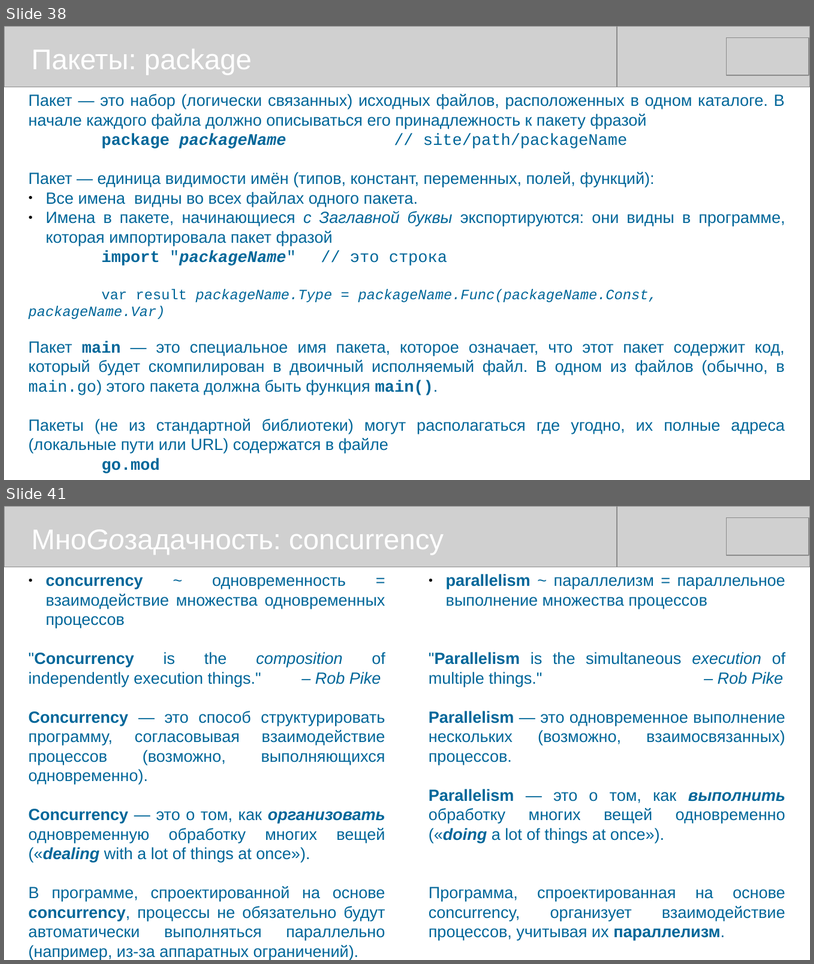
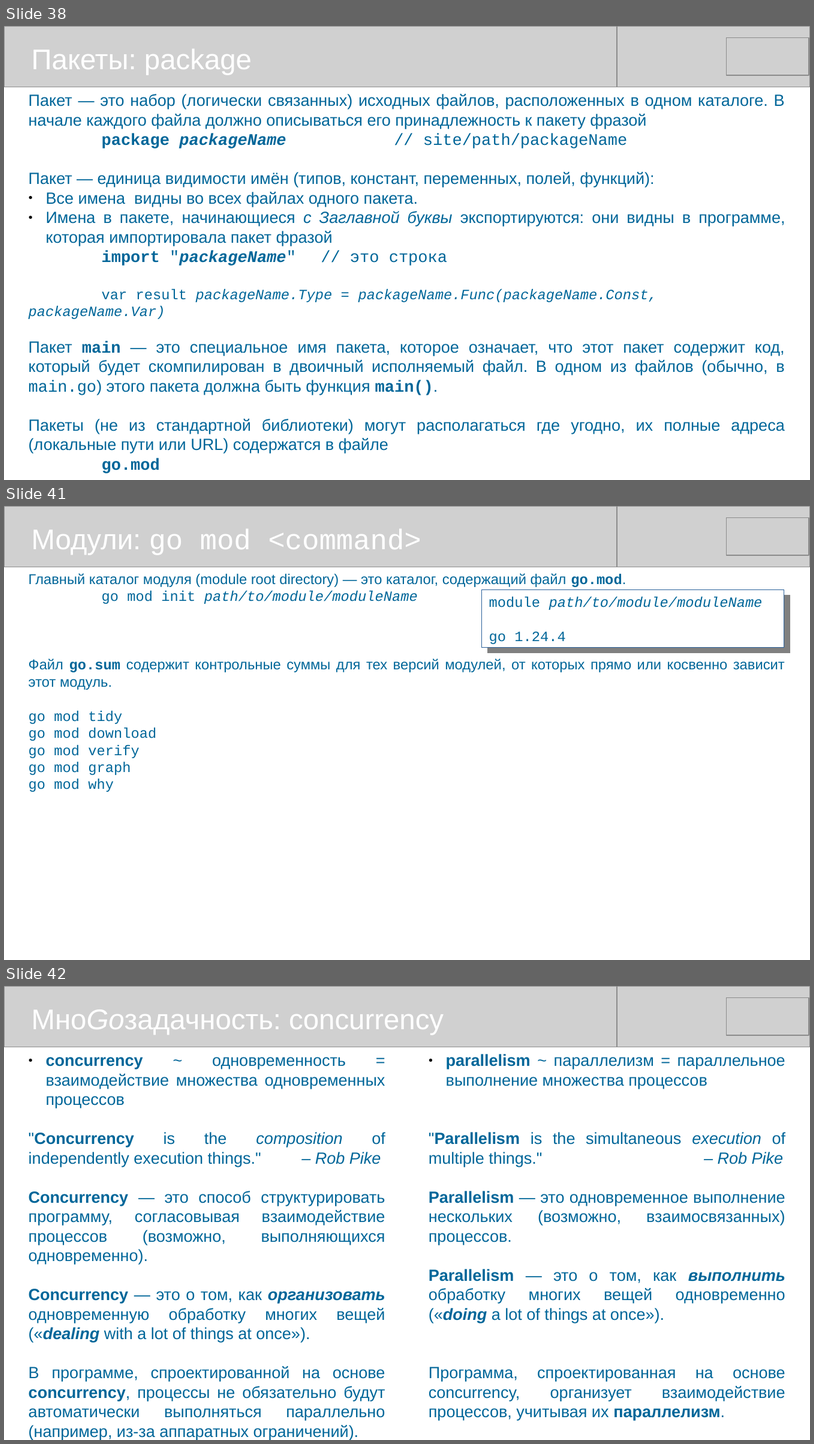
Before and after one commit to mike-shock/Go_language, a slide deck: Go_Review.odp. Shown one above the other, each under a label of ours: slides 38 and 41 before the commit, slides 38, 41 and 42 after it; the slides between them are not shown. The pictures are 814x964 and 814x1444 pixels, drawn with LibreOffice and Linux fonts; fonts in the diff are those of the drawing; grey boxes stand for pictures. Boxes give left, top, right and bottom in pixels: in the first picture for what was removed or moved away, otherwise in the second. Text is boxed around its words. In the diff, an @@ line names an element or a change of style, - is before the commit and + after.

```diff
--- a/Go_Review.odp
+++ b/Go_Review.odp
@@ slide 41 added at [4, 506, 810, 960], background #FFFFFF @@
@@ picture added at [4, 506, 617, 567] @@
@@ picture added at [197, 506, 810, 567] @@
@@ picture added at [727, 518, 810, 556] @@
@@ text added at [32, 529, 422, 555], 28 pt, text #FFFFFF @@
+Модули: go mod <command>
@@ text added at [29, 573, 785, 792], 14 pt, text #006699 @@
+Главный каталог модуля (module root directory) — это каталог, содержащий файл go.mod.
+go mod init path/to/module/moduleName
+Файл go.sum содержит контрольные суммы для тех версий модулей, от которых прямо или косвенно зависит этот модуль.
+go mod tidy
+go mod download
+go mod verify
+go mod graph
+go mod why
@@ rectangle added at [483, 589, 785, 647], fill #FFFFFF, outline #2A6099 0 pt, 14 pt, text #006699, italic @@
+module path/to/module/moduleName
+go 1.24.4
@@ what was slide 41 is now slide 42 @@
```
Also in this commit, not shown: 4 slides changed.
